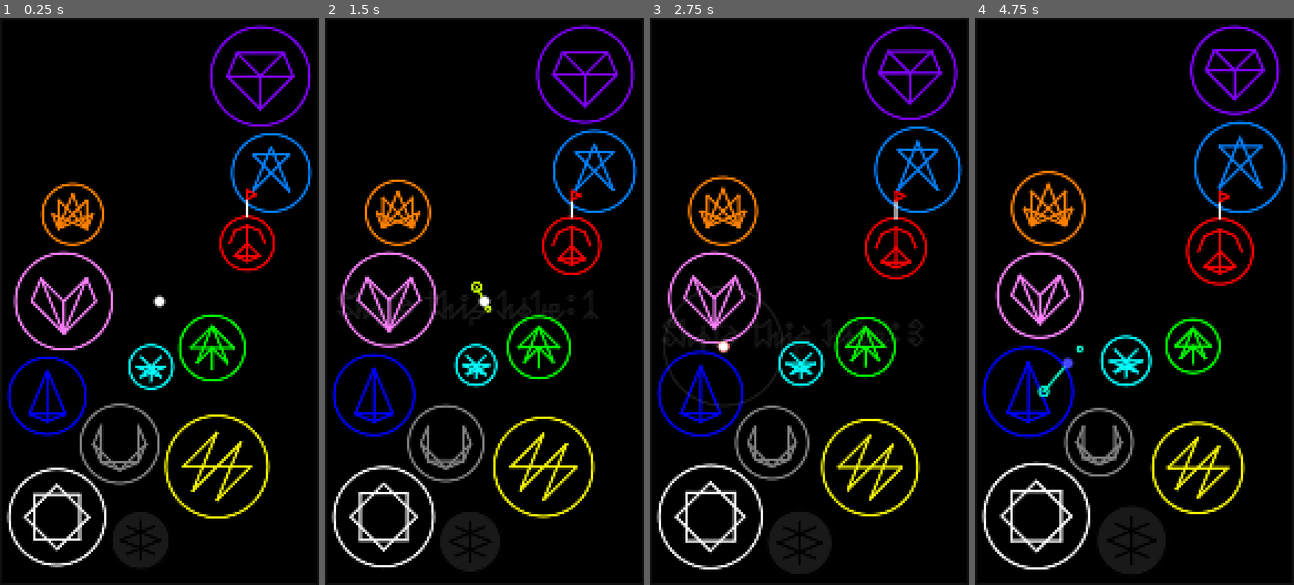
Above: before the commit, frames 1-4 (left to right).
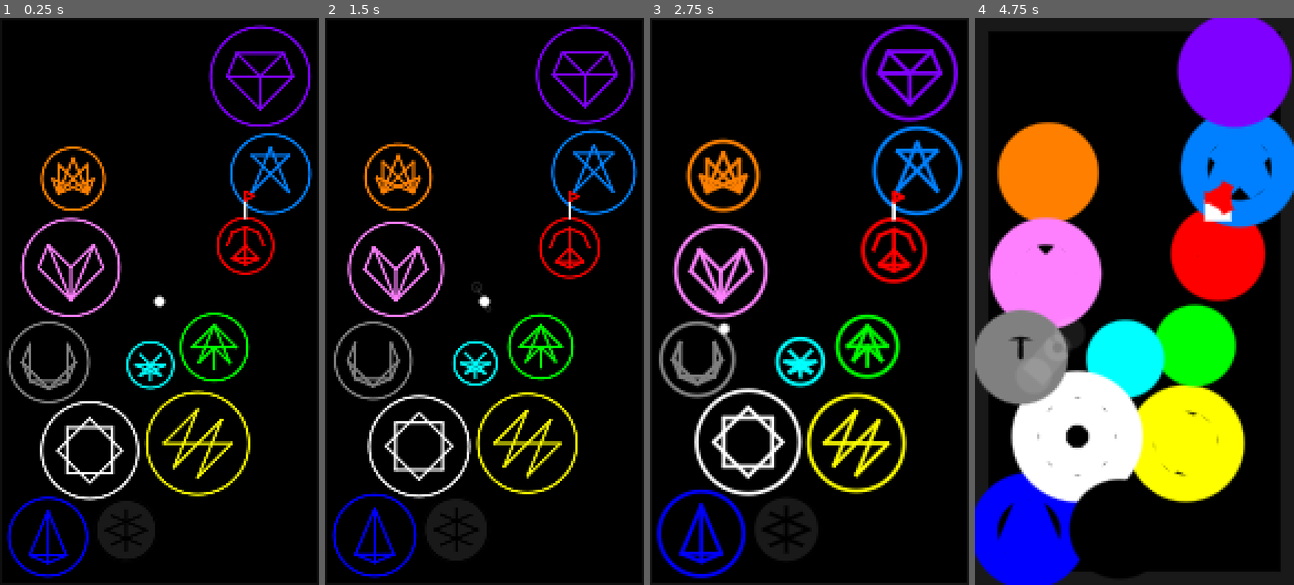
Above: after the commit, the same moments.

Repository: cursebinder22/space-golf-2d
Game: Godot game, scene res://main.tscn
Same seed, same stepped clock (60 frames per second), same inputs: the game is played once before the commit and once after it.
Inputs (mouse positions are in pixels of both pictures, inside the frame that each line leads up to):
- Up to frame 1 (0.25 s): no input
- Up to frame 2 (1.5 s): tap Enter at 0.5 s; move the mouse to (554, 273) at 0.52 s; click (554, 273) at 0.67 s; drag from (420, 329) to (468, 414) at 1.27 s
- Up to frame 3 (2.75 s): move the mouse to (841, 176) at 2.02 s; click (841, 176) at 2.17 s
- Up to frame 4 (4.75 s): drag from (1118, 414) to (1038, 216) at 2.77 s; move the mouse to (1230, 386) at 3.52 s; click (1230, 386) at 3.67 s; drag from (1038, 216) to (1086, 159) at 4.27 s

The runs differ from the first frame. In frame 1, 16% of the frame differs, in the area x 2-98%, y 4-99%; in frame 2, 17%; in frame 3, 21%; in frame 4, 57%, in the area x 0-100%, y 0-100%.

Commit message:
Polish aimer, no score text, and organizing pt. 1

Diff:
--- a/main.tscn
+++ b/main.tscn
@@ -1,6 +1,6 @@
 [gd_scene format=3 uid="uid://c5x2lxptuktpy"]
 
-[ext_resource type="Script" uid="uid://c38hga5pe1gmb" path="res://main.gd" id="1_ig7tw"]
+[ext_resource type="Script" uid="uid://c38hga5pe1gmb" path="res://scripts/main.gd" id="1_ig7tw"]
 
 [node name="Node2D" type="Node2D" unique_id=1880160661]
 script = ExtResource("1_ig7tw")
--- a/project.godot
+++ b/project.godot
@@ -19,6 +19,14 @@
 config/features=PackedStringArray("4.7", "Mobile")
 run/max_fps=60
 
+[autoload]
+
+FrictionTypes="*uid://cbivk0bi28ooo"
+FlagData="*uid://duf8nyd5x0o6r"
+EarthData="*uid://o7ddwjyle4vm"
+FireData="*uid://bdyvl5ph3vbi5"
+EnergyData="*uid://davll5hi26uwi"
+
 [display]
 
 window/size/viewport_width=144
--- /dev/null
+++ b/scripts/element_data/earth_data.gd
@@ -0,0 +1,22 @@
+extends Node
+
+const friction: float = FrictionTypes.low
+const row: int = 0
+const column: int = 0
+const order: int = 1
+const color: Color = Color(1,0,0)
+const color_name: String = 'red'
+const symbol: String = 'volcano'
+const aspect: String = 'rage'
+const realm: String = 'hell'
+const pattern: Dictionary = {
+	0: [1],
+	1: [2],
+	2: [3,'C'],
+	3: [4],
+	4: [],
+	5: [6,7,'C'],
+	6: [7,'C'],
+	7: ['C'],
+	'C': []
+}
--- /dev/null
+++ b/scripts/element_data/energy_data.gd
@@ -0,0 +1,19 @@
+extends Node
+
+const friction: float = FrictionTypes.low
+const row: int = -1
+const column: int = 1
+const order: int = 3
+const color: Color = Color(1,1,0)
+const color_name: String = 'yellow'
+const symbol: String = 'spark'
+const aspect: String = 'thrill'
+const realm: String = 'power'
+const pattern: Dictionary = {
+	0: [4,6],
+	1: [5,6],
+	2: [4,5],
+	4: [],
+	5: [],
+	6: []
+}
--- /dev/null
+++ b/scripts/element_data/fire_data.gd
@@ -0,0 +1,20 @@
+extends Node
+
+const friction: float = FrictionTypes.low
+const row: int = -1
+const column: int = -1
+const order: int = 2
+const color: Color = Color(1,.5,0)
+const color_name: String = 'orange'
+const symbol: String = 'torch'
+const aspect: String = 'fear'
+const realm: String = 'chaos'
+const pattern: Dictionary = {
+	0: [5,7],
+	1: [5,7],
+	2: [5,7],
+	3: [5,7],
+	4: [5,7],
+	5: [],
+	7: []
+}
--- /dev/null
+++ b/scripts/flag_data.gd
@@ -0,0 +1,8 @@
+extends Node
+
+const form: Array = [
+	[[0,0], [0,-4], Color(1,1,1)],
+	[[0,-4], [0,-6], Color(1,0,0)],
+	[[0,-6], [2,-5], Color(1,0,0)],
+	[[2,-5], [0,-4], Color(1,0,0)]
+]
--- /dev/null
+++ b/scripts/friction_types.gd
@@ -0,0 +1,5 @@
+extends Node
+
+const high: float = .2
+const normal: float = .1
+const low: float = .01
--- a/main.gd
+++ b/scripts/main.gd
@@ -1,117 +1,45 @@
 extends Node2D
 
-# window info
-@onready var game_width = ProjectSettings.get_setting("display/window/size/viewport_width")
-@onready var game_height = ProjectSettings.get_setting("display/window/size/viewport_height")
-@onready var min_game_size = min(game_width, game_height)
-@onready var max_drag_dist = min_game_size / 2
-
-# score info
+# game size
+@onready var game_width: float = ProjectSettings.get_setting("display/window/size/viewport_width")
+@onready var game_height: float = ProjectSettings.get_setting("display/window/size/viewport_height")
+@onready var min_game_size: float = min(game_width, game_height)
+
+# score
+const par: int = 3
 var shots_this_hole: int = 0
-const par: int = 3
 var score: int = 0
 
-# friction info
-const high_friction = .2
-const normal_friction = .1
-const low_friction = .01
-
-# planet info
-const drift_speed = .01
-var planets = []
-@onready var total_planets = Element.size()
-
-# meta
-var true_line_width = 1.0
-var line_width = true_line_width
-const anti_alias = true
-
-# ball info
-@onready var ball = {
-	'position': Vector2(game_width/2, game_height/2),
-	'speed': 0,
-	'direction': Vector2.ZERO,
-	'radius': 2,
-	'planet': null,
-	'color': Color.WHITE,
-	'power': 0
-}
-
-# aimer info
-var click_start_pos: Vector2
-var click_end_pos: Vector2
-var click_drag_pos: Vector2
-var draw_drag_line = false
-var fade_drag_line = false
-var line_end_pos: Vector2
-var drag_color: Color
-
-# element info
+# planets
+const drift_speed: float = .01
+var planets: Array = []
+@onready var total_planets: int = Element.size()
+
+# click pos
+var click_start_pos: Vector2 = Vector2.ZERO
+var click_drag_pos: Vector2 = Vector2.ZERO
+var click_end_pos: Vector2 = Vector2.ZERO
+
+# draw args
+const anti_alias: bool = true
+var true_line_width: float = 1
+var line_width: float = true_line_width
+
+# drag line
+var draw_drag_line: bool = false
+var fade_drag_line: bool = false
+@onready var max_drag_dist: float = min_game_size / 2
+var drag_line_end_pos: Vector2 = Vector2.ZERO
+var drag_color: Color = Color(0,0,0,0)
+var drag_dist: float = 0
+
 enum Element {EARTH, FIRE, ENERGY, NATURE, AIR, ICE, WATER, MAGIC, LOVE, LIGHT, MIGHT, SIGHT}
-@onready var elements = {
-	Element.EARTH: {
-		'friction': low_friction,
-		'row': 0,
-		'column': 0,
-		'order': 1,
-		'color': Color(1,0,0),
-		'color_name': 'red',
-		'symbol': 'volcano',
-		'aspect': 'rage',
-		'realm': 'hell',
-		'pattern': {
-			0: [1],
-			1: [2],
-			2: [3,'C'],
-			3: [4],
-			4: [],
-			5: [6,7,'C'],
-			6: [7,'C'],
-			7: ['C'],
-			'C': []
-		}
-	},
-	Element.FIRE: {
-		'friction': low_friction,
-		'row': -1,
-		'column': -1,
-		'order': 2,
-		'color': Color(1,.5,0),
-		'color_name': 'orange',
-		'symbol': 'torch',
-		'aspect': 'fear',
-		'realm': 'chaos',
-		'pattern': {
-			0: [5,7],
-			1: [5,7],
-			2: [5,7],
-			3: [5,7],
-			4: [5,7],
-			5: [],
-			7: []
-		}
-	},
-	Element.ENERGY: {
-		'friction': low_friction,
-		'row': -1,
-		'column': 1,
-		'order': 3,
-		'color': Color(1,1,0),
-		'color_name': 'yellow',
-		'symbol': 'spark',
-		'aspect': 'thrill',
-		'realm': 'power',
-		'pattern': {
-			0: [4,6],
-			1: [5,6],
-			2: [4,5],
-			4: [],
-			5: [],
-			6: []
-		}
-	},
+@onready var element_data = {
+	Element.EARTH: EarthData,
+	Element.FIRE: FireData,
+	Element.ENERGY: EnergyData,
 	Element.NATURE: {
-		'friction': low_friction,
+		'friction': FrictionTypes.low,
 		'row': -2,
 		'column': 0,
 		'order': 4,
@@ -131,7 +59,7 @@
 		}
 	},
 	Element.AIR: {
-		'friction': low_friction,
+		'friction': FrictionTypes.low,
 		'row': -3,
 		'column': -1,
 		'order': 5,
@@ -152,7 +80,7 @@
 		}
 	},
 	Element.ICE: {
-		'friction': low_friction,
+		'friction': FrictionTypes.low,
 		'row': -3,
 		'column': 1,
 		'order': 6,
@@ -170,7 +98,7 @@
 		}
 	},
 	Element.WATER: {
-		'friction': low_friction,
+		'friction': FrictionTypes.low,
 		'row': -4,
 		'column': 0,
 		'order': 7,
@@ -187,7 +115,7 @@
 		}
 	},
 	Element.MAGIC: {
-		'friction': low_friction,
+		'friction': FrictionTypes.low,
 		'row': -5,
 		'column': -1,
 		'order': 8,
@@ -206,7 +134,7 @@
 		}
 	},
 	Element.LOVE: {
-		'friction': low_friction,
+		'friction': FrictionTypes.low,
 		'row': -5,
 		'column': 1,
 		'order': 9,
@@ -225,7 +153,7 @@
 		}
 	},
 	Element.LIGHT: {
-		'friction': low_friction,
+		'friction': FrictionTypes.low,
 		'row': -6,
 		'column': 0,
 		'order': 10,
@@ -246,7 +174,7 @@
 		}
 	},
 	Element.MIGHT: {
-		'friction': low_friction,
+		'friction': FrictionTypes.low,
 		'row': -7,
 		'column': -1,
 		'order': 11,
@@ -266,7 +194,7 @@
 		}
 	},
 	Element.SIGHT: {
-		'friction': low_friction,
+		'friction': FrictionTypes.low,
 		'row': -7,
 		'column': 1,
 		'order': 12,
@@ -288,28 +216,21 @@
 	}
 }
 
-# flag info
+@onready var ball = {
+	'position': Vector2(game_width/2, game_height/2),
+	'speed': 0.0,
+	'direction': Vector2.ZERO,
+	'radius': 2.0,
+	'planet': null,
+	'color': Color(1,1,1),
+	'power': 0.0
+}
+
 var flag = {
 	'planet': null,
-	'form': [
-		[[0,0], [0,-4], Color.WHITE],
-		[[0,-4], [0,-6], Color.RED],
-		[[0,-6], [2,-5], Color.RED],
-		[[2,-5], [0,-4], Color.RED]
-	]
+	'form': FlagData.form
 }
 
-func draw_flag():
-	var draw_scale = 2
-	var base = flag.planet.position
-	base.y -= flag.planet.radius
-	for line in flag.form:
-		var p1 = base + Vector2(line[0][0] * draw_scale, line[0][1] * draw_scale)
-		var p2 = base + Vector2(line[1][0] * draw_scale, line[1][1] * draw_scale)
-		var c = line[2]
-		draw_line(p1, p2, c, line_width, anti_alias)
-
-# character info
 const characters = {
 	'0': [
 		[[0,3],[0,1],[1,0],[2,1],[2,3],[1,4],[0,3]],
@@ -588,8 +509,20 @@
 	]
 }
 
-const shadow: Color = Color(.1,.1,.1)
+const shadow: Color = Color(1,1,1,.1) # very transparent white, looks dark gray on black
 const default_text_height: int = 12
+
+func draw_flag():
+	var draw_scale: float = 2.0
+	var base: Vector2 = flag.planet.position
+	base.y -= flag.planet.radius
+
+	for line in flag.form:
+		var p1: Vector2 = base + Vector2(line[0][0] * draw_scale, line[0][1] * draw_scale)
+		var p2: Vector2 = base + Vector2(line[1][0] * draw_scale, line[1][1] * draw_scale)
+		var c: Color = line[2]
+
+		draw_line(p1, p2, c, line_width, anti_alias)
 
 func draw_text(text: String, top_left: Vector2, height: float = default_text_height, color: Color = shadow):
 	var cell_size = height/4
@@ -630,12 +563,15 @@
 # get next rank up of element
 func order_up(element: Element) -> Element:
 	for e in Element.values():
-		if elements[element].order + 1 == elements[e].order:
+		if element_data[element].order + 1 == element_data[e].order:
 			return e
 	return Element.EARTH
 
 @onready var min_planet_radius: float = min_game_size / 15
 @onready var max_planet_radius: float = min_game_size / 6
+
+@onready var launch_seconds: float = 1
+@onready var launch_timer: Timer = Timer.new()
 
 func _ready() -> void:
 	# nearest neighbor texture scaling
@@ -658,35 +594,34 @@
 			if planet.element == Element.EARTH:
 				flag.planet = planet
 
-func wait_false(seconds: float) -> bool:
+	# configure launch timer
+	add_child(launch_timer)
+	launch_timer.wait_time = launch_seconds
+	launch_timer.autostart = false
+	launch_timer.one_shot = true
+
+func wait(seconds: float) -> void:
 	await get_tree().create_timer(seconds).timeout
-	return false
-
-# score info
-var draw_shots_text: bool = false
-var draw_score_text: bool = false
-var shots_text_pos: Vector2 = Vector2.ZERO
-var score_text_pos: Vector2 = Vector2.ZERO
-const text_rise_speed: float = .1
-
-var recharge_circle_radius = 0
-
-# TODO: only allow aiming when recharge circle is less than ball radius
+
+@onready var cancel: bool = false
+
 func _input(event: InputEvent) -> void:
 	if event is InputEventMouseButton:
+		if event.button_index == MOUSE_BUTTON_RIGHT:
+			if event.pressed and launch_timer.is_stopped():
+				cancel = true
+				fade_drag_line = true
 		if event.button_index == MOUSE_BUTTON_LEFT:
 			if event.pressed:
+				cancel = false
 				click_start_pos = event.position
 				draw_drag_line = true
 				fade_drag_line = false
-			else: # release click
+			elif not cancel: # release click
 				click_end_pos = event.position
-
-				# shot text and wait
 				shots_this_hole += 1
-				shots_text_pos.y = ball.position.y
-				draw_shots_text = true
-				draw_shots_text = await wait_false(1) # will delay below code in this function only
+				launch_timer.start()
+				await launch_timer.timeout
 
 				# visual effects
 				line_width *= 2
@@ -698,27 +633,14 @@
 				ball.speed = click_dist / max_drag_dist
 				ball.direction = (click_start_pos - click_end_pos).normalized()
 
-				# recharge circle
-				recharge_circle_radius = click_dist / 2
-
 				# ball color and planet
 				if ball.planet != null:
-					ball.color = elements[ball.planet.element].color
+					ball.color = element_data[ball.planet.element].color
 				ball.planet = null
 
 func _process(_delta: float) -> void:
-	# shrink recharge circle
-	if recharge_circle_radius > 0:
-		recharge_circle_radius -= .1
-
-	# upward rising text
-	if draw_shots_text:
-		shots_text_pos.y -= text_rise_speed
-	if draw_score_text:
-		score_text_pos.y -= text_rise_speed
-
 	# anti-bloom over time
-	line_width = lerp(line_width, true_line_width, .1)
+	line_width = lerp(line_width, true_line_width, .01)
 
 	# for draw function's drag line
 	if Input.is_mouse_button_pressed(MOUSE_BUTTON_LEFT):
@@ -811,7 +733,7 @@
 		var tangent = Vector2.from_angle(planet_to_ball_dir.angle() + TAU/4)
 
 		ball.position = ball.planet.position + min_dist * planet_to_ball_dir
-		ball.speed *= (1 - elements[ball.planet.element].friction) * ball.direction.dot(tangent)
+		ball.speed *= (1 - element_data[ball.planet.element].friction) * ball.direction.dot(tangent)
 		ball.direction = tangent
 
 	# change flag position when ball is nearby
@@ -827,15 +749,12 @@
 				score += shots_this_hole - par
 				shots_this_hole = 0
 				line_width *= 2
-				score_text_pos.y = ball.position.y
-				draw_score_text = true
-				draw_score_text = await wait_false(2)
 
 	queue_redraw()
 
 func draw_pattern(pattern_position: Vector2, element: Element, radius: float, color: Color, pattern_line_width: float = line_width):
-	for from_point in elements[element].pattern:
-		for to_point in elements[element].pattern[from_point]:
+	for from_point in element_data[element].pattern:
+		for to_point in element_data[element].pattern[from_point]:
 			var from_point_pos = pattern_position + Vector2(
 				radius * cos(from_point * TAU/8),
 				radius * -sin(from_point * TAU/8)
@@ -850,17 +769,11 @@
 				draw_line(from_point_pos, to_point_pos, color, pattern_line_width, anti_alias)
 
 func _draw() -> void:
-	if draw_shots_text:
-		draw_text(' Shots this hole: ' + str(shots_this_hole), shots_text_pos)
-
-	if draw_score_text:
-		draw_text(' SCORE: ' + str(score), score_text_pos, 24)
-
 	var border = Rect2(Vector2.ZERO, Vector2(game_width, game_height))
 	draw_rect(border, shadow, false, line_width, anti_alias)
 
 	for planet in planets:
-		var planet_color = elements[planet.element].color
+		var planet_color = element_data[planet.element].color
 		if planet_color == Color.BLACK:
 			draw_circle(planet.position, planet.radius, shadow, true, -1.0, anti_alias)
 
@@ -873,31 +786,29 @@
 	# drag line and dots
 	if draw_drag_line:
 		var drag_angle = (click_drag_pos - click_start_pos).normalized()
-		var drag_dist = click_start_pos.distance_to(click_drag_pos)
+		drag_dist = click_start_pos.distance_to(click_drag_pos)
 		drag_dist = clamp(drag_dist, 0, max_drag_dist)
 
 		if not fade_drag_line:
-			line_end_pos = ball.position - drag_dist / 2 * drag_angle
-			var hue = clamp(drag_dist / max_drag_dist, 0, 1)
-			drag_color = Color.from_hsv(hue, 1, 1)
+			drag_line_end_pos = ball.position - drag_dist / 2 * drag_angle
+			drag_color = shadow
 		else:
-			drag_color.a -= .1
+			drag_color.a -= .001
 			if drag_color.a <= 0:
 				draw_drag_line = false
-		draw_line(ball.position, line_end_pos, drag_color, line_width, anti_alias)
-		draw_circle(line_end_pos, ball.radius, drag_color, false, line_width, anti_alias)
-		draw_circle(ball.position + (ball.position - line_end_pos) / 2, ball.radius / 2, drag_color, false, line_width, anti_alias)
-
-	# recharge circle
-	var recharge_color = ball.color
-	recharge_color.a *= .1
-	draw_circle(ball.position, recharge_circle_radius, recharge_color, false, line_width, anti_alias)
+		draw_line(ball.position, drag_line_end_pos, drag_color, line_width, anti_alias)
+		draw_circle(drag_line_end_pos, ball.radius, drag_color, false, line_width, anti_alias)
+		draw_circle(ball.position + (ball.position - drag_line_end_pos) / 2, ball.radius / 2, drag_color, false, line_width, anti_alias)
+
+	# launch timer ring
+	var ring_radius = drag_dist/2 * launch_timer.time_left / launch_seconds
+	draw_circle(ball.position, ring_radius, shadow, false, line_width, anti_alias)
 
 	# ball
 	draw_circle(ball.position, ball.radius, ball.color, true, -1.0, anti_alias)
 	ball.color.v = clamp(ball.color.v + .01, 0, 1)
 	ball.color.s = clamp(ball.color.s - .01, 0, 1)
-	ball.color.a = clamp(ball.color.a + .1, 0, 1)
+	ball.color.a = clamp(ball.color.a + .01, 0, 1)
 	ball.power = ball.color.a * ball.color.s
 
 	draw_flag()
Not shown, added: scripts/element_data/earth_data.gd.uid
Not shown, added: scripts/element_data/energy_data.gd.uid
Not shown, added: scripts/element_data/fire_data.gd.uid
Not shown, added: scripts/flag_data.gd.uid
Not shown, added: scripts/friction_types.gd.uid
Renamed: main.gd.uid -> scripts/main.gd.uid
